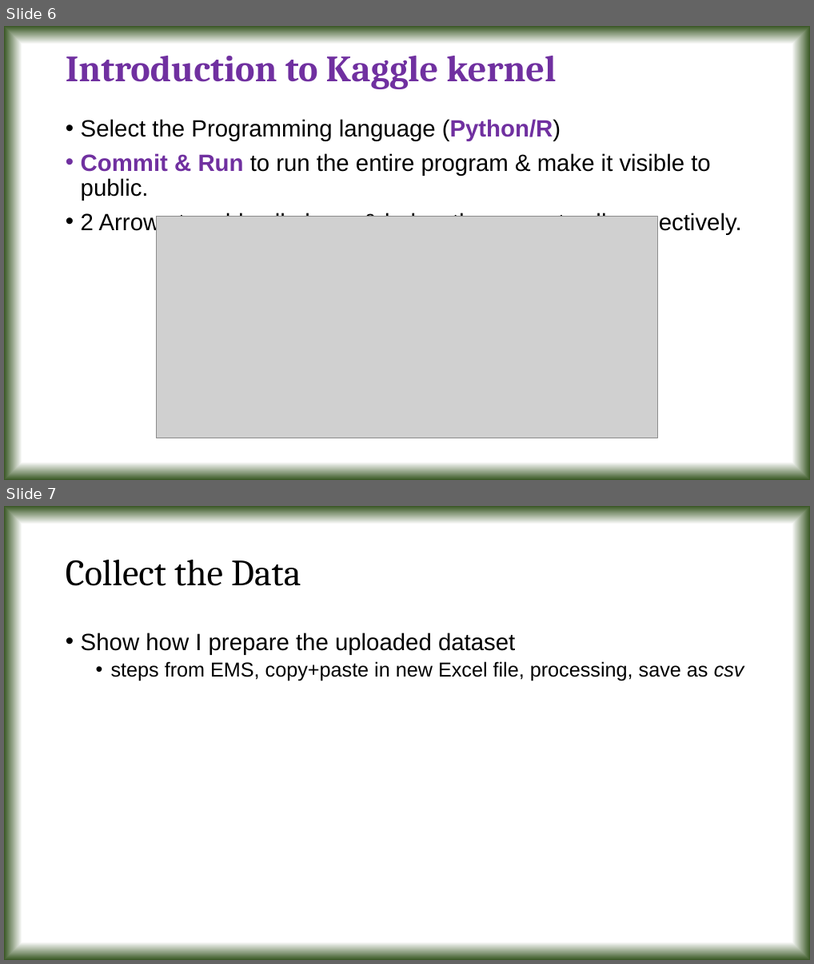
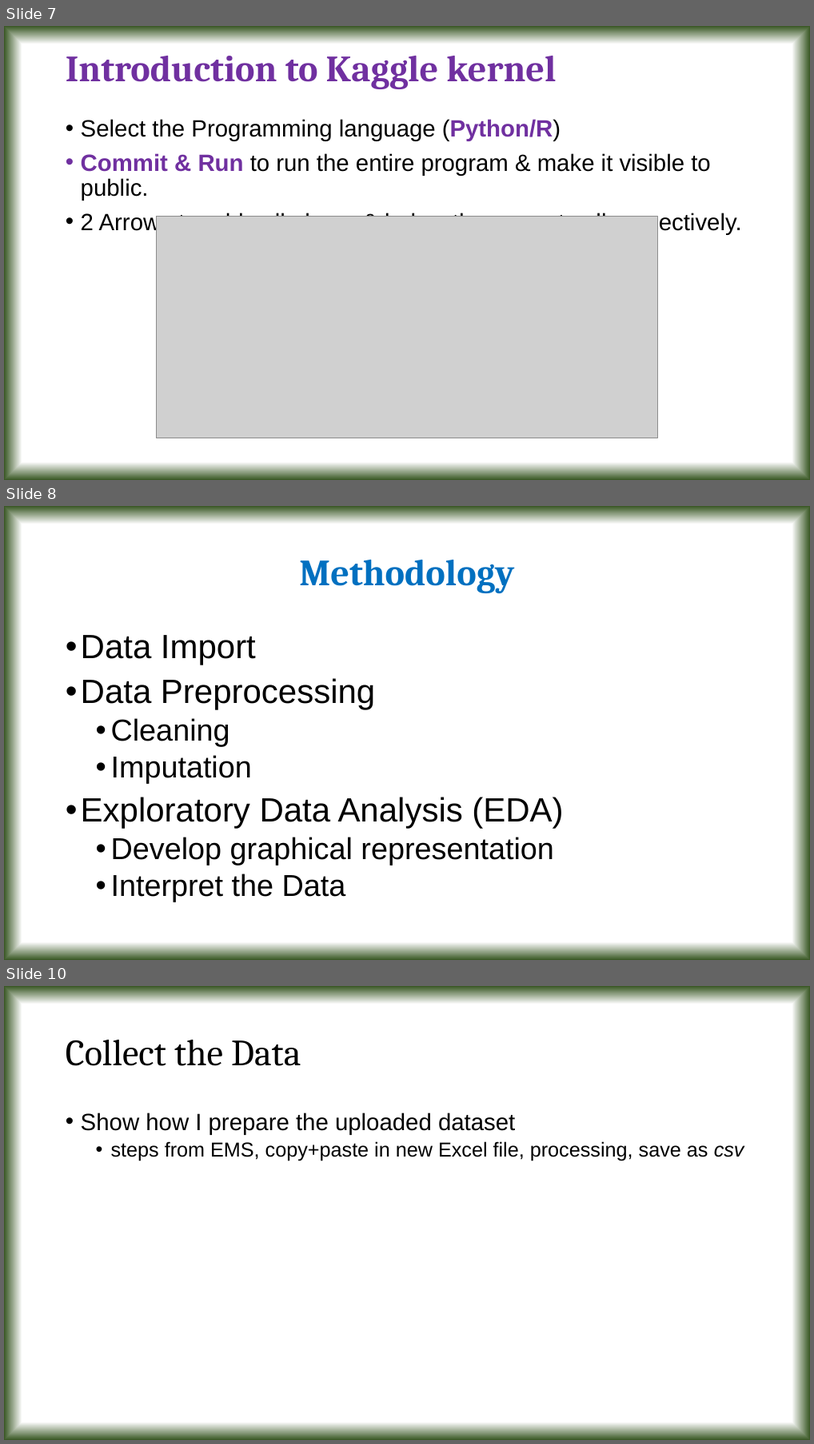
Before and after one commit to tanmoyie/Applied-Statistics, a slide deck: Projects & Dataset/Presentation on Python projects in Applied Statistics.pptx. Shown one above the other, each under a label of ours: slides 6 and 7 before the commit, slides 7, 8 and 10 after it; the slides between them are not shown. The pictures are 814x964 and 814x1444 pixels, drawn with LibreOffice and Linux fonts; fonts in the diff are those of the drawing; grey boxes stand for pictures. Boxes give left, top, right and bottom in pixels: in the first picture for what was removed or moved away, otherwise in the second. Text is boxed around its words. In the diff, an @@ line names an element or a change of style, - is before the commit and + after.

```diff
--- a/Projects & Dataset/Presentation on Python projects in Applied Statistics.pptx
+++ b/Projects & Dataset/Presentation on Python projects in Applied Statistics.pptx
@@ slide 8 added at (4,506,810,960), background gradient #FFFFFF to #385723 @@
@@ title added at (299,560,514,593), 44 pt, text #0070C0, bold @@
+Methodology
@@ text added at (81,635,563,902), 36 pt, text #000000 @@
+• Data Import
+• Data Preprocessing
+  • Cleaning
+  • Imputation
+• Exploratory Data Analysis (EDA)
+  • Develop graphical representation
+  • Interpret the Data
@@ what was slide 6 is now slide 7 @@
@@ what was slide 7 is now slide 10 @@
```
Also in this commit, not shown: 3 slides changed, 8 other slides added, 2 other files.
